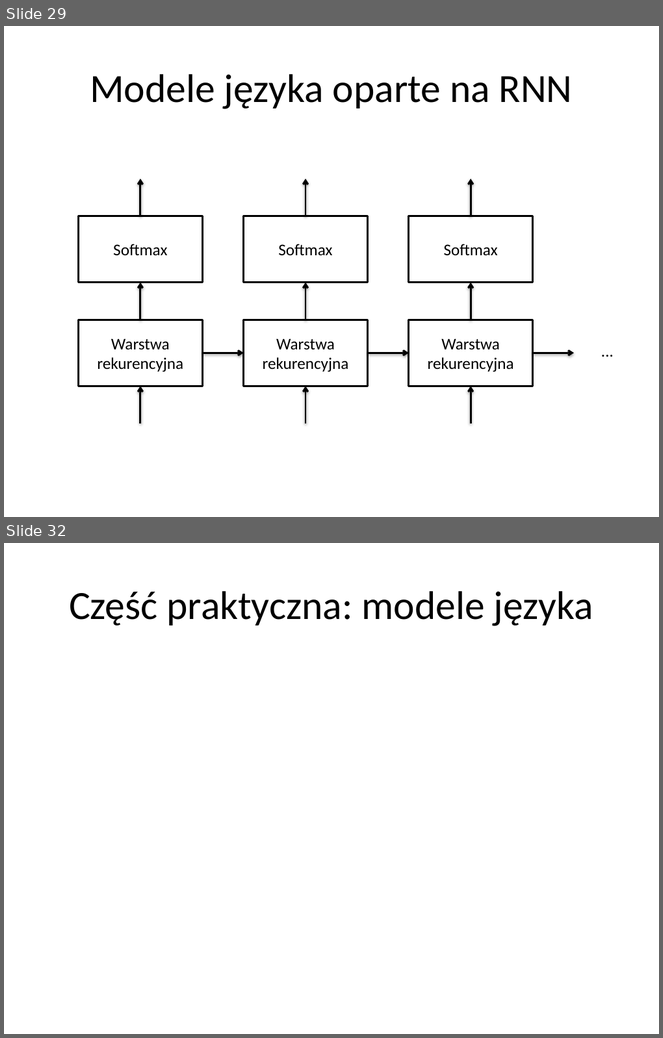
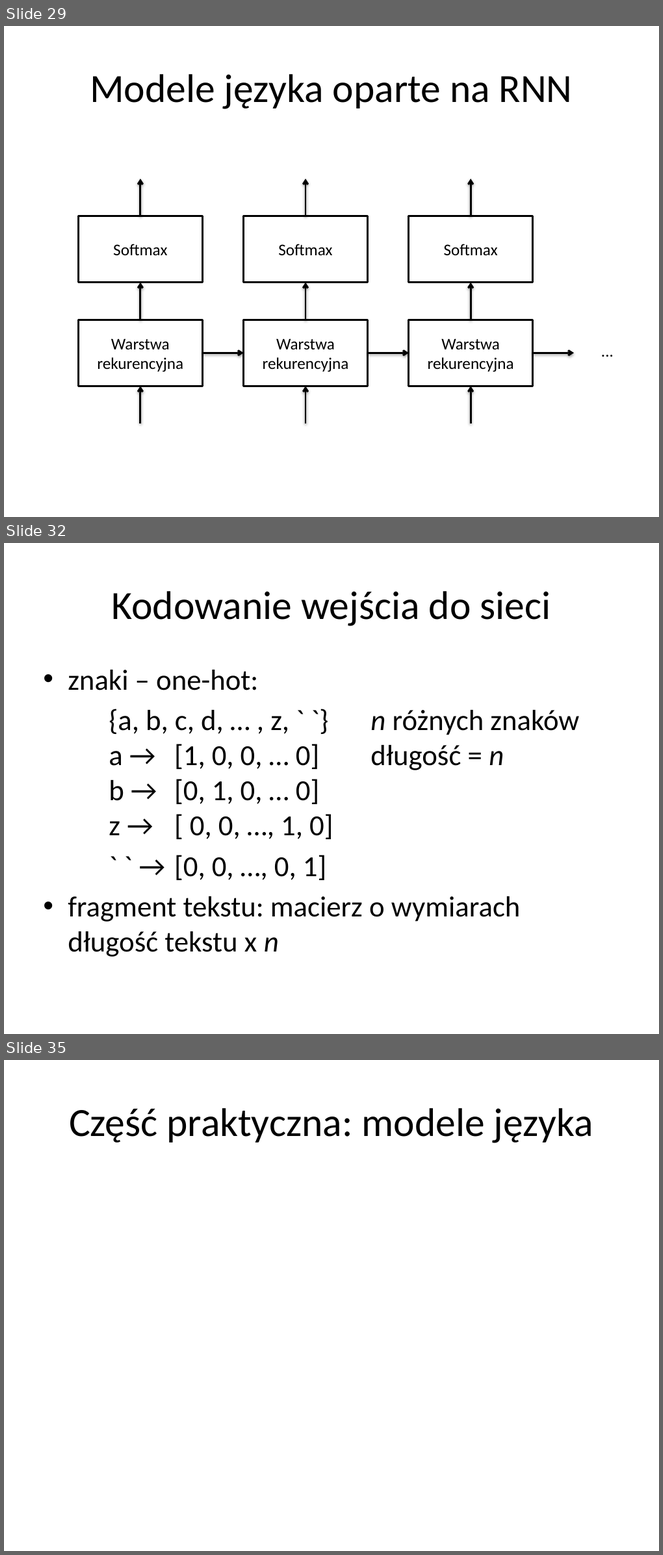
Before and after one commit to tomlimi/workshop-language-modeling, a slide deck: CaseWeek2018_LM.pptx. Shown one above the other, each under a label of ours: slides 29 and 32 before the commit, slides 29, 32 and 35 after it; the slides between them are not shown. The pictures are 663x1038 and 663x1555 pixels, drawn with LibreOffice and Linux fonts; fonts in the diff are those of the drawing. Boxes give left, top, right and bottom in pixels: in the first picture for what was removed or moved away, otherwise in the second. Text is boxed around its words. In the diff, an @@ line names an element or a change of style, - is before the commit and + after.

```diff
--- a/CaseWeek2018_LM.pptx
+++ b/CaseWeek2018_LM.pptx
@@ slide 32 added at <box>4,543,659,1034</box>, background #FFFFFF @@
@@ title added at <box>112,591,551,626</box>, 44 pt, text #000000 @@
+Kodowanie wejścia do sieci
@@ text added at <box>68,670,579,957</box>, 32 pt, text #000000 @@
+• znaki – one-hot:
+{a, b, c, d, … , z, ` `} n różnych znaków
+a → [1, 0, 0, … 0] długość = n
+b → [0, 1, 0, … 0]
+z → [ 0, 0, …, 1, 0]
+` ` → [0, 0, …, 0, 1]
+• fragment tekstu: macierz o wymiarach
+  długość tekstu x n
@@ what was slide 32 is now slide 35 @@
```
Also in this commit, not shown: 4 slides changed, 2 other slides added, 1 other file.
